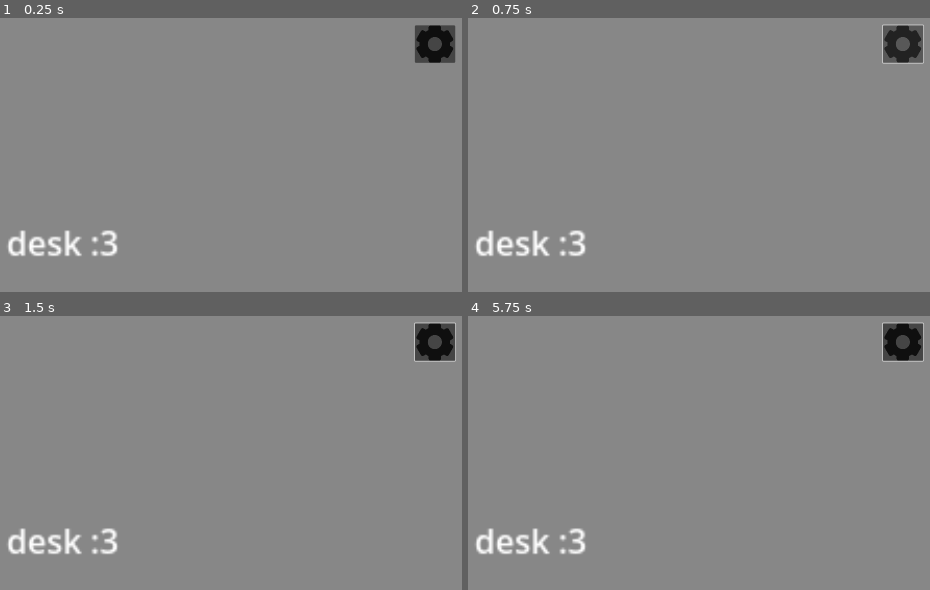
Above: before the commit, frames 1-4 (two rows, left to right).
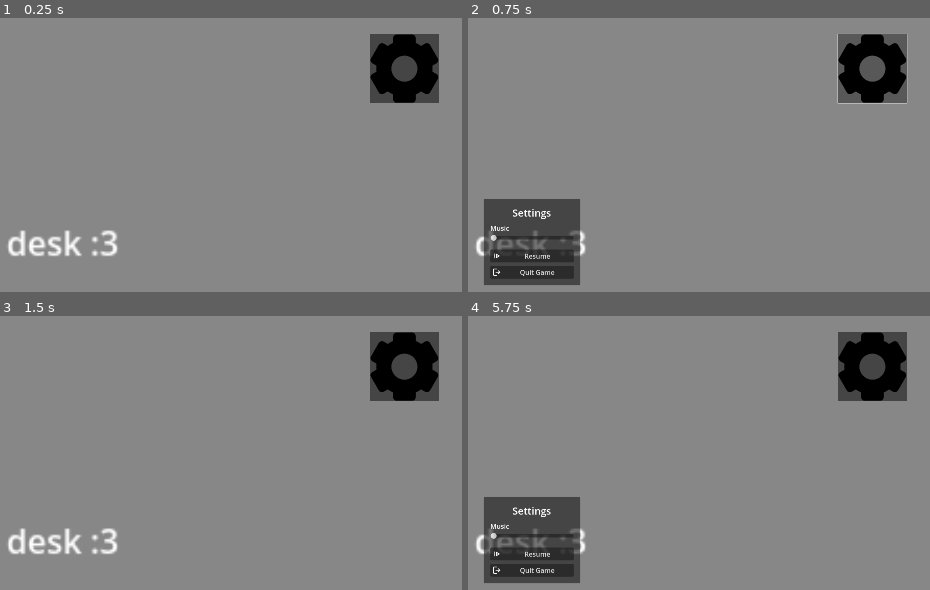
Above: after the commit, the same moments.

Repository: BrownRISDGameDevelopers/suitors-proposal
Game: Godot game, scene res://scenes/Main.tscn
Two runs of this game, one before a commit and one after it. Both use one fixed random seed, a clock stepped at 60 frames per second and the inputs below. This scene is started directly instead of the project's main scene.
Inputs (mouse positions are in pixels of both pictures, inside the frame that each line leads up to; where the layout moved, square brackets give the same spot in the first picture):
- Up to frame 1 (0.25 s): no input
- Up to frame 2 (0.75 s): click (874, 67) [902, 45] at 0.5 s
- Up to frame 3 (1.5 s): click (64, 554) at 1.25 s, where only the run after the commit has a clickable "Resume"
- Up to frame 4 (5.75 s): tap Enter at 2, 3.5, 5 s; tap Space at 2.75, 4.25 s; hold Down (ui_down) 2.78-3.53 s; hold Down (ui_down) from 5.03 s (still down); tap Escape (Escape) at 5.65 s

The runs differ from the first frame. In frame 1, 4.1% of the frame differs, in the area x 80-99%, y 2-32%; in frame 2, 11%, in the area x 3-99%, y 2-98%; in frame 3, 4.2%; in frame 4, 11%.

Commit message:
basic pause menu without anim

Diff:
--- a/scenes/Main.tscn
+++ b/scenes/Main.tscn
@@ -1,8 +1,7 @@
-[gd_scene load_steps=5 format=3 uid="uid://byy6ufy2a5hsj"]
+[gd_scene load_steps=4 format=3 uid="uid://byy6ufy2a5hsj"]
 
 [ext_resource type="Script" uid="uid://b2acxx3ucocca" path="res://scripts/main.gd" id="1_rvslj"]
 [ext_resource type="Texture2D" uid="uid://bdna0r2esnehs" path="res://assets/placeholder_background.png" id="2_rvslj"]
-[ext_resource type="PackedScene" uid="uid://cq4sqm6i3byjr" path="res://scenes/Settings.tscn" id="3_0bbpv"]
 [ext_resource type="Texture2D" uid="uid://c638kdkfrsghx" path="res://assets/placeholder_settingsIcon.png" id="4_rarhs"]
 
 [node name="Main" type="Node2D"]
@@ -24,23 +23,12 @@
 size_flags_vertical = 1
 text = "desk :3"
 
-[node name="CanvasLayer" type="CanvasLayer" parent="."]
+[node name="SettingsButton" type="Button" parent="."]
+offset_left = 734.0
+offset_top = -499.0
+offset_right = 1254.0
+offset_bottom = 21.0
+scale = Vector2(0.319243, 0.319243)
+icon = ExtResource("4_rarhs")
 
-[node name="Settings" parent="CanvasLayer" instance=ExtResource("3_0bbpv")]
-offset_left = -954.0
-offset_top = -536.0
-offset_right = -954.0
-offset_bottom = -536.0
-
-[node name="PlaceholderSettingsIcon" type="Sprite2D" parent="."]
-position = Vector2(890, -475)
-scale = Vector2(0.173828, 0.173828)
-texture = ExtResource("4_rarhs")
-
-[node name="SettingsButton" type="Button" parent="."]
-offset_left = 842.0
-offset_top = -520.0
-offset_right = 939.0
-offset_bottom = -430.0
-
-[connection signal="pressed" from="SettingsButton" to="CanvasLayer/Settings" method="_on_settings_button_pressed"]
+[connection signal="pressed" from="SettingsButton" to="." method="_on_settings_button_pressed"]
--- a/scenes/Settings.tscn
+++ b/scenes/Settings.tscn
@@ -9,68 +9,8 @@
 shader = ExtResource("2_1dggd")
 shader_parameter/lod = 0.0
 
-[sub_resource type="Animation" id="Animation_j1j16"]
-resource_name = "blur"
-length = 0.3
-tracks/0/type = "value"
-tracks/0/imported = false
-tracks/0/enabled = true
-tracks/0/path = NodePath("ColorRect:material:shader_parameter/lod")
-tracks/0/interp = 1
-tracks/0/loop_wrap = true
-tracks/0/keys = {
-"times": PackedFloat32Array(0, 0.3),
-"transitions": PackedFloat32Array(1, 1),
-"update": 0,
-"values": [0.0, 0.8]
-}
-tracks/1/type = "value"
-tracks/1/imported = false
-tracks/1/enabled = true
-tracks/1/path = NodePath("AspectRatioContainer/PanelContainer:modulate")
-tracks/1/interp = 1
-tracks/1/loop_wrap = true
-tracks/1/keys = {
-"times": PackedFloat32Array(0, 0.3),
-"transitions": PackedFloat32Array(1, 1),
-"update": 0,
-"values": [Color(1, 1, 1, 0), Color(1, 1, 1, 1)]
-}
-
-[sub_resource type="Animation" id="Animation_slqrs"]
-length = 0.001
-tracks/0/type = "value"
-tracks/0/imported = false
-tracks/0/enabled = true
-tracks/0/path = NodePath("ColorRect:material:shader_parameter/lod")
-tracks/0/interp = 1
-tracks/0/loop_wrap = true
-tracks/0/keys = {
-"times": PackedFloat32Array(0),
-"transitions": PackedFloat32Array(1),
-"update": 0,
-"values": [0.0]
-}
-tracks/1/type = "value"
-tracks/1/imported = false
-tracks/1/enabled = true
-tracks/1/path = NodePath("AspectRatioContainer/PanelContainer:modulate")
-tracks/1/interp = 1
-tracks/1/loop_wrap = true
-tracks/1/keys = {
-"times": PackedFloat32Array(0),
-"transitions": PackedFloat32Array(1),
-"update": 0,
-"values": [Color(1, 1, 1, 0)]
-}
-
-[sub_resource type="AnimationLibrary" id="AnimationLibrary_y661j"]
-_data = {
-&"RESET": SubResource("Animation_slqrs"),
-&"blur": SubResource("Animation_j1j16")
-}
-
 [node name="Settings" type="Control"]
+process_mode = 2
 layout_mode = 3
 anchors_preset = 15
 anchor_right = 1.0
@@ -95,7 +35,6 @@
 stretch_mode = 1
 
 [node name="PanelContainer" type="PanelContainer" parent="AspectRatioContainer"]
-modulate = Color(1, 1, 1, 0)
 layout_mode = 2
 size_flags_horizontal = 4
 size_flags_vertical = 4
@@ -147,10 +86,5 @@
 icon = ExtResource("2_46duy")
 expand_icon = true
 
-[node name="BlurAnimation" type="AnimationPlayer" parent="."]
-libraries = {
-&"": SubResource("AnimationLibrary_y661j")
-}
-
 [connection signal="pressed" from="AspectRatioContainer/PanelContainer/MarginContainer/VBoxContainer/Resume" to="." method="_on_resume_pressed"]
 [connection signal="pressed" from="AspectRatioContainer/PanelContainer/MarginContainer/VBoxContainer/Quit Game" to="." method="_on_quit_game_pressed"]
--- a/scripts/main.gd
+++ b/scripts/main.gd
@@ -1,5 +1,6 @@
 extends Node2D
 
+const SETTINGS = preload("res://scenes/Settings.tscn")
 const MAIN_MENU = preload("res://scenes/MainMenu.tscn")
 
 # Called when the node enters the scene tree for the first time.
@@ -8,11 +9,20 @@
 	# add_child(main_menu)
 	pass # Replace with function body.
 
+func testEsc():
+	if Input.is_action_just_pressed("Escape") and get_tree().paused == false:
+		pauseGame()
+	elif Input.is_action_just_pressed("Escape") and get_tree().paused == true:
+		pass
 
 # Called every frame. 'delta' is the elapsed time since the previous frame.
 func _process(delta: float) -> void:
-	pass
+	testEsc()
 
+func pauseGame() -> void:
+	var settingsScreen = SETTINGS.instantiate()
+	add_child(settingsScreen)
 
-func _on_button_pressed() -> void:
-	pass # Replace with function body.
+func _on_settings_button_pressed() -> void:
+	print("pres'd")
+	pauseGame()
--- a/scripts/settings.gd
+++ b/scripts/settings.gd
@@ -1,28 +1,19 @@
 extends Control
 
+#@onready var blur_animation: AnimationPlayer = $BlurAnimation
+
 func _ready():
-	var blur_animation: AnimationPlayer = $BlurAnimation
-	blur_animation.play("RESET")
-
-
-func _process(delta):
-	testEsc()
+	get_tree().paused = true
+	#blur_animation.play()
 
 func resume():
+	print("time to del")
 	get_tree().paused = false
-	var blur_animation: AnimationPlayer = $BlurAnimation
-	blur_animation.play_backwards()
+	queue_free()
+	#blur_animation.play_backwards()
+	#blur_animation.animation_finished.connect(func():
+		#queue_free())
 
-func pause():
-	get_tree().paused = true
-	var blur_animation: AnimationPlayer = $BlurAnimation
-	blur_animation.play()
-
-func testEsc():
-	if Input.is_action_just_pressed("Escape") and get_tree().paused == false:
-		pause()
-	elif Input.is_action_just_pressed("Escape") and get_tree().paused == true:
-		resume()
 
 func _on_resume_pressed() -> void:
 	resume()
@@ -31,6 +22,3 @@
 	# are you sure you want to quit?
 	# return to main menu
 	pass
-
-func _on_settings_button_pressed() -> void:
-	pause()
Not shown: 1 places in scenes/Settings.tscn that only renumber resources
